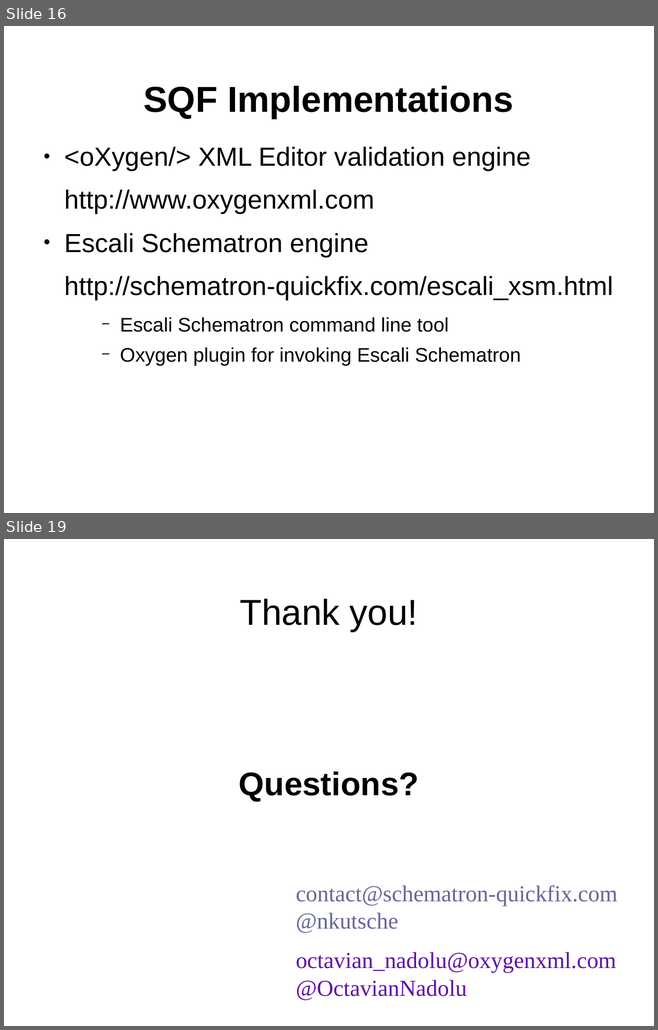
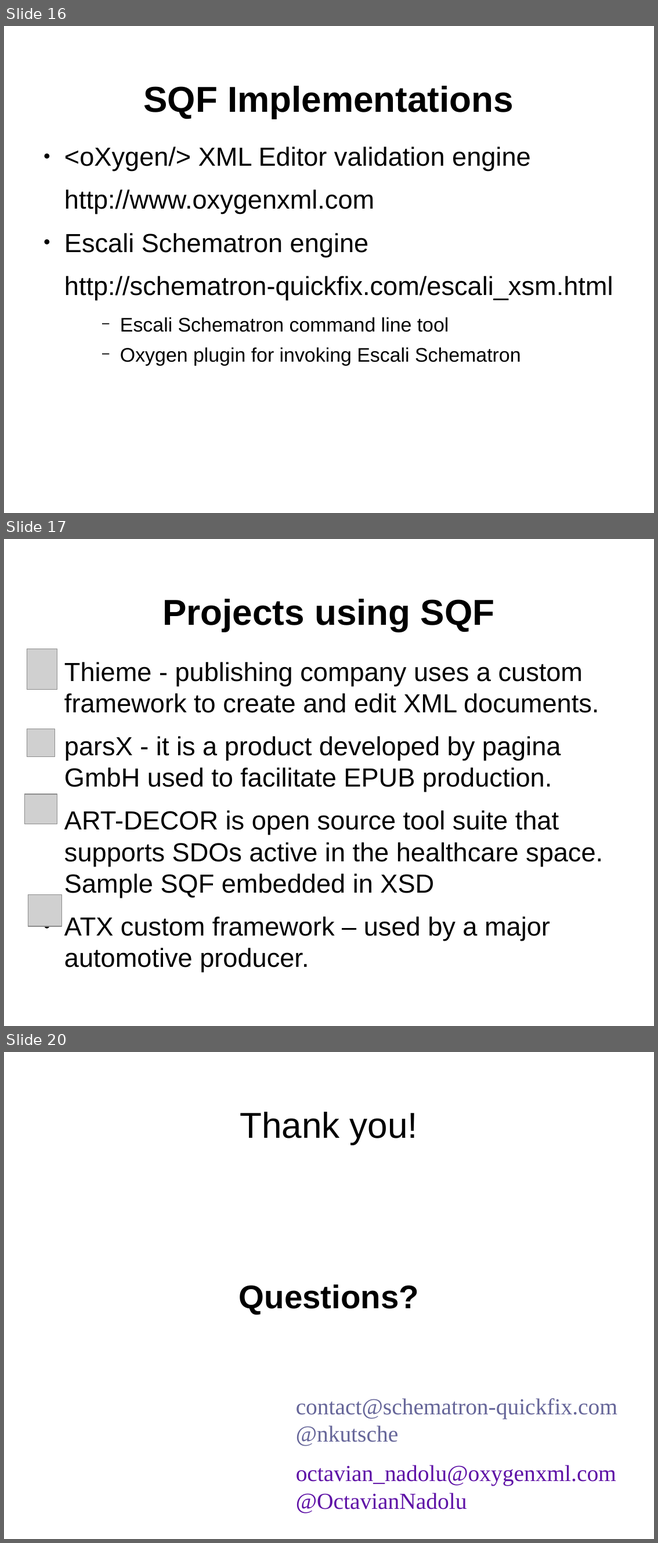
Before and after one commit to octavianN/Schematron-QuickFix-Language-Presentation, a slide deck: Final/SQF.odp. Shown one above the other, each under a label of ours: slides 16 and 19 before the commit, slides 16, 17 and 20 after it; the slides between them are not shown. The pictures are 658x1030 and 658x1543 pixels, drawn with LibreOffice and Linux fonts; fonts in the diff are those of the drawing; grey boxes stand for pictures; background and template pictures are left out. Boxes give left, top, right and bottom in pixels: in the first picture for what was removed or moved away, otherwise in the second. Text is boxed around its words. In the diff, an @@ line names an element or a change of style, - is before the commit and + after.

Commit message:
Updated sample projects in the presentation slides.

```diff
--- a/Final/SQF.odp
+++ b/Final/SQF.odp
@@ slide 17 added at [4,539,654,1026], background #FFFFFF; not listed: 1 template element that a slide beside it also shows @@
@@ title added at [162,599,494,631], 44 pt, text #000000, bold @@
+Projects using SQF
@@ picture added at [27,649,57,690] @@
@@ text added at [64,662,603,972], 32 pt, text #000000 @@
+● Thieme - publishing company uses a custom framework to create and edit XML documents.
+● parsX - it is a product developed by pagina GmbH used to facilitate EPUB production.
+● ART-DECOR is open source tool suite that supports SDOs active in the healthcare space. Sample SQF embedded in XSD
+● ATX custom framework – used by a major automotive producer.
@@ picture added at [27,729,54,757] @@
@@ picture added at [25,794,56,824] @@
@@ picture added at [28,895,62,927] @@
@@ what was slide 19 is now slide 20 @@
```
Also in this commit, not shown: 4 slides changed, 1 other slide added, 1 slide removed.
